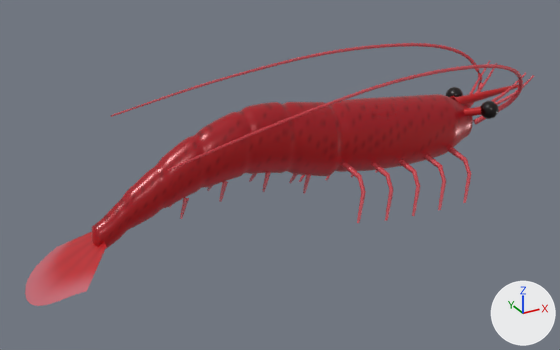
An edit to the glTF model public/assets/species/red-cherry-shrimp/model.glb, drawn before and after from the same camera.
Both versions are drawn from a 50 mm lens placed at (-0.644, -1.082, 0.511), pointed at (-0.045, 0.008, -0.034). Every picture has the same lights, and +X, +Y and +Z are marked at lower right. The older version comes first. Vertices at exactly the same position are counted once.

The scene before the commit, as lines of its bpy script (objects in view):
```python
me_body = bpy.data.meshes.new('Body')
me_body.from_pydata(...)  # 6094 vertices, 12128 faces; spans x -0.385..0.5, y -0.067..0.067, z -0.095..0.104
me_body.materials.append(mat_shell)
me_limbs = bpy.data.meshes.new('Limbs')
me_limbs.from_pydata(...)  # 2177 vertices, 3936 faces; spans x -0.495..0.471, y -0.132..0.132, z -0.143..0.147
me_limbs.materials.append(mat_limbs)
ob_body = bpy.data.objects.new('Body', me_body)
ob_body.location = (0.0, 0.0, 0.0)
ob_limbs = bpy.data.objects.new('Limbs', me_limbs)
ob_limbs.location = (0.0, 0.0, 0.0)
```
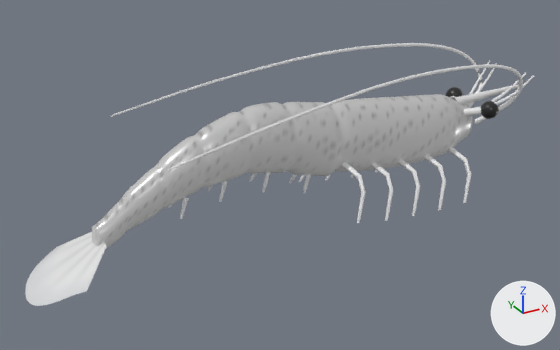
What the commit changed:
me_body has 6094 vertices, 12128 faces and spans x -0.385..0.5, y -0.067..0.067, z -0.095..0.104.
me_body is used by ob_body; location (0.0, 0.0, 0.0).
me_body part 1: 6433 faces centred in x -0.382..0.391, y -0.066..0.066, z -0.075..0.103 are repainted in the vertex colours; the middle colour goes from red #a60d1c to light grey #c8c8c8.
me_body part 2: 5695 faces centred in x -0.382..0.498, y -0.05..0.05, z -0.095..0.052 are repainted in the vertex colours; the middle colour goes from red #d14049 to white #ededed.
me_limbs has 2177 vertices, 3936 faces and spans x -0.495..0.471, y -0.132..0.132, z -0.143..0.147.
me_limbs is used by ob_limbs; location (0.0, 0.0, 0.0).
me_limbs part 3: 2926 faces centred in x -0.491..0.47, y -0.131..0.131, z -0.14..0.147 are repainted in the vertex colours; the middle colour goes from red #e04953 to white #ffffff.
me_limbs part 4: 1010 faces centred in x -0.458..-0.371, y -0.066..0.066, z -0.121..-0.071 are repainted in the vertex colours; the middle colour goes from red #bf161c to white #e6e6e6.

Pixel boxes [x1, y1, x2, y2] of what changed, in the pictures (560 x 350 px):
part 1 of me_body, recoloured (red to light grey): [92, 87, 499, 246] in both
part 2 of me_body, recoloured: [92, 84, 519, 248] in both
part 3 of me_limbs, recoloured: [25, 43, 534, 306] in both
part 4 of me_limbs, recoloured (red to white): [44, 232, 107, 288] in both
